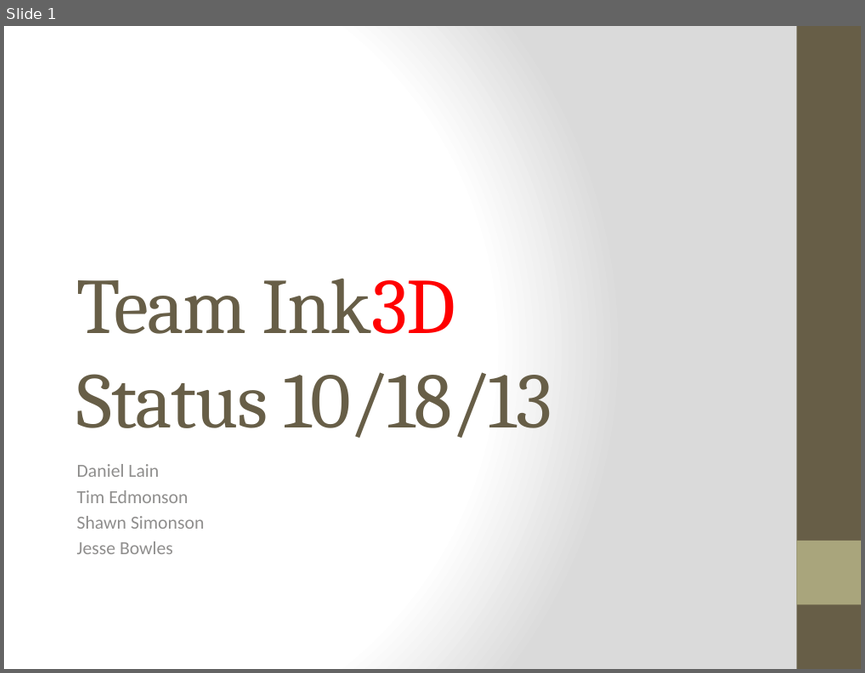
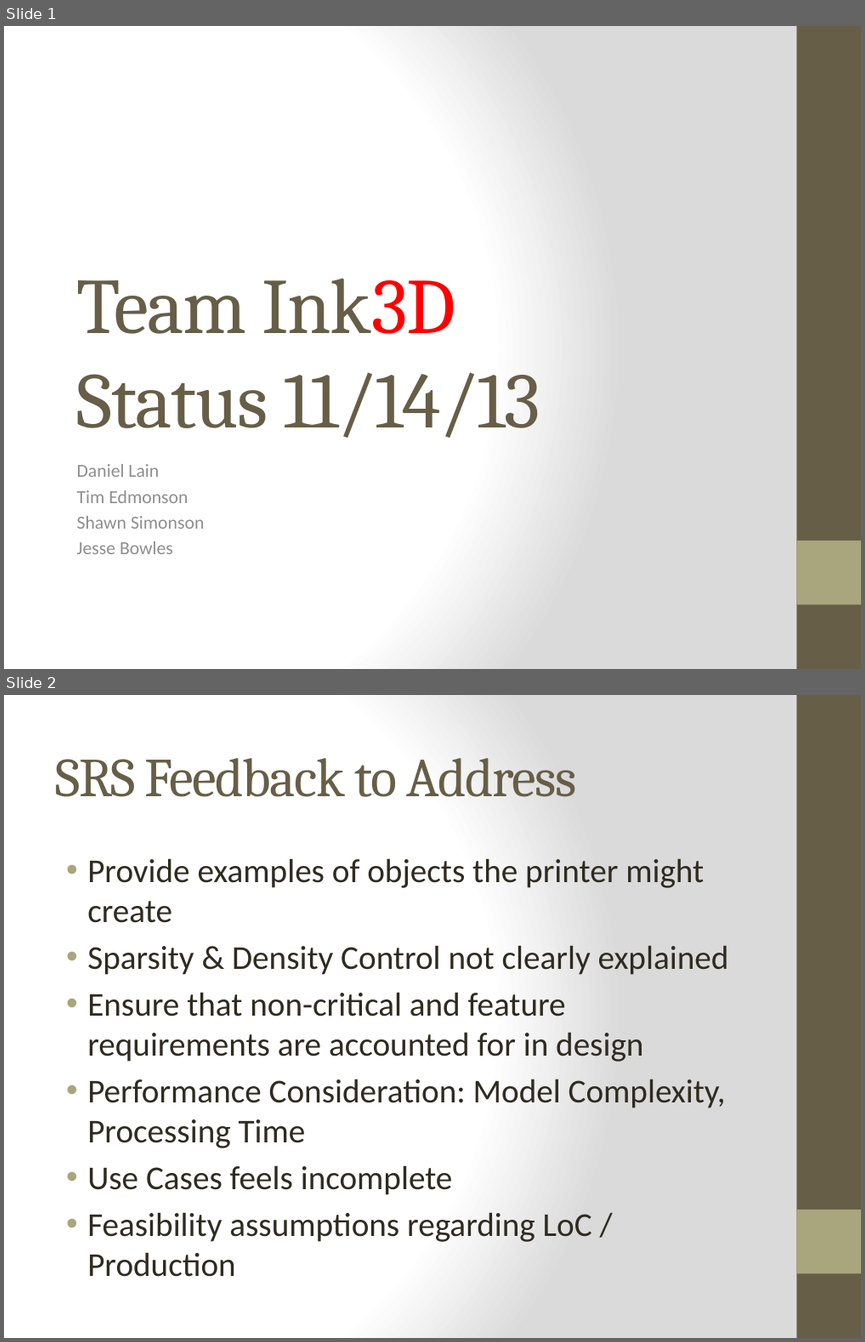
Before and after one commit to qpHalcy0n/SRDesign, a slide deck: Status Updates/2013 11 14.pptx. Shown one above the other, each under a label of ours: slide 1 before the commit, slides 1 and 2 after it. The pictures are 865x673 and 865x1342 pixels, drawn with LibreOffice and Linux fonts; fonts in the diff are those of the drawing. Boxes give left, top, right and bottom in pixels: in the first picture for what was removed or moved away, otherwise in the second. Text is boxed around its words. In the diff, an @@ line names an element or a change of style, - is before the commit and + after.

Commit message:
Status Update and Incomplete Architecture Drawing

```diff
--- a/Status Updates/2013 11 14.pptx
+++ b/Status Updates/2013 11 14.pptx
@@ slide 2 added at <box>4,695,861,1338</box>, background gradient #FFFFFF to #DADADA; not listed: 2 template elements that a slide beside it also shows @@
@@ title added at <box>55,758,577,797</box>, 46 pt, text #675E47 @@
+SRS Feedback to Address
@@ text added at <box>87,858,729,1276</box>, 28 pt, text #2F2B20 @@
+• Provide examples of objects the printer might create
+• Sparsity & Density Control not clearly explained
+• Ensure that non-critical and feature requirements are accounted for in design
+• Performance Consideration: Model Complexity, Processing Time
+• Use Cases feels incomplete
+• Feasibility assumptions regarding LoC / Production
@@ slide 1 changed as well @@
@@ title at <box>77,278,540,437</box>: text changed @@
-Team Ink3D
-Status 10/18/13
+Team Ink3D
+Status 11/14/13
```
Also in this commit, not shown: 5 other slides added, 5 slides removed, 1 other file.
